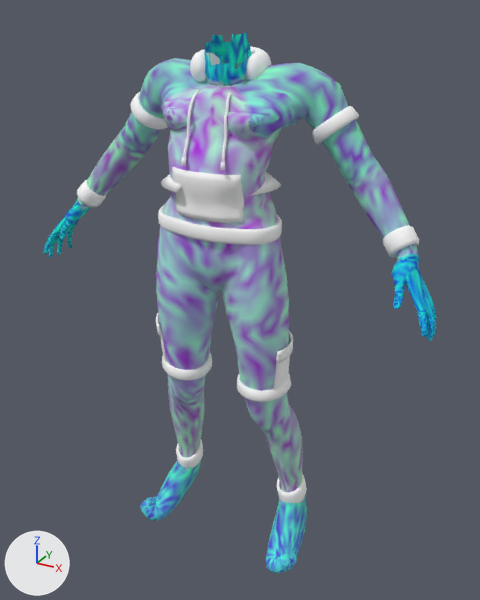
What one commit did to the glTF model godot-world-fracture/models/operators/bodies/civ-nyx-female.glb.
One viewpoint serves both versions: a camera (50 mm lens) standing at (0.828, -1.463, 1.498) and looking at (0.028, -0.008, 0.771). The axes (+X, +Y, +Z) are drawn at lower left. The lights are the same throughout. The older version comes first.

Names of what the first picture shows: 'Piece_ankle_cuffs', 'Piece_cargo', 'Piece_cuffs', 'Piece_hem', 'Piece_hood', 'Piece_pocket', 'Piece_shirt_collar', 'Piece_shorts_hems', 'Piece_sleeve_hems', 'civilian' and 1 more.
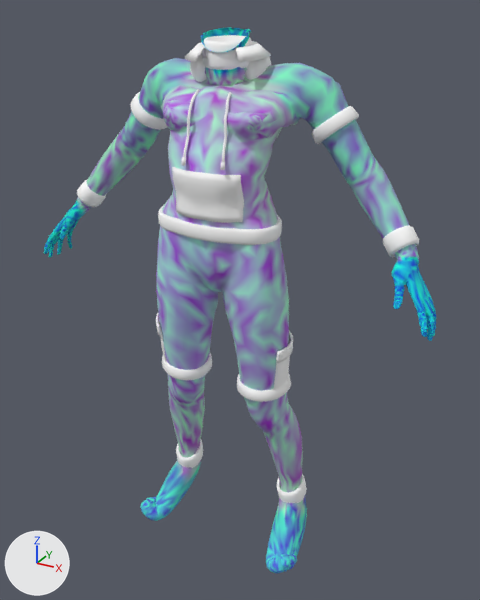
Where the change shows, as pixel boxes (x1, y1, x2, y2) in the pictures (480 x 600 px):
'civilian', reshaped
    before: (44, 33, 436, 573)
    after: (44, 27, 436, 573)
'Piece_shirt_collar', reshaped
    before: (161, 172, 281, 196)
    after: (184, 41, 271, 68)
'Piece_rib_collar', reshaped (not visible before)
    after: (202, 35, 252, 70)
part 1 of me_civilian, built on
    before: (205, 33, 252, 78)
    after: (200, 27, 251, 78)
part 2 of me_civilian, recoloured
    before: (44, 42, 436, 573)
    after: (44, 58, 436, 573)

The edits, one by one:
me_civilian is used by ob_civilian; location (0.0, 0.0, 0.0).
me_civilian had 9234 vertices, 18412 faces and spanned x -0.563..0.569, y -0.193..0.087, z 0.0..1.445.
me_civilian now has 9441 vertices, 18830 faces and spans x -0.563..0.569, y -0.193..0.087, z 0.0..1.456.
me_civilian part 1: 2 vertices moved within x -0.038..0.044, y -0.058..0.002, z 1.406..1.424; 43 vertices removed from x -0.051..0.065, y -0.088..0.016, z 1.371..1.445; 250 vertices added at x -0.056..0.075, y -0.097..0.02, z 1.371..1.456.
me_civilian part 2: 17749 kept faces spanning x -0.563..0.569, y -0.193..0.087, z 0.0..1.424 get new vertex colours.
me_piece_rib_collar is used by ob_piece_rib_collar; location (0.0, 0.0, 0.0).
me_piece_rib_collar had 240 vertices, 480 faces and spanned x -0.106..0.112, y -0.165..0.004, z 1.082..1.142.
me_piece_rib_collar now has 240 vertices, 480 faces and spans x -0.06..0.074, y -0.092..0.028, z 1.37..1.439.
me_piece_rib_collar part 3: 240 of 240 vertices moved; they spanned x -0.106..0.112, y -0.165..0.004, z 1.082..1.142 and now span x -0.06..0.074, y -0.092..0.028, z 1.37..1.439; mean shift (0.002, 0.044, 0.293).
me_piece_shirt_collar is used by ob_piece_shirt_collar; location (0.0, 0.0, 0.0).
me_piece_shirt_collar had 280 vertices, 556 faces and spanned x -0.146..0.153, y -0.201..0.045, z 1.082..1.131.
me_piece_shirt_collar now has 280 vertices, 556 faces and spans x -0.101..0.114, y -0.123..0.067, z 1.371..1.429.
me_piece_shirt_collar part 4: 280 of 280 vertices moved; they spanned x -0.146..0.153, y -0.201..0.045, z 1.082..1.131 and now span x -0.101..0.114, y -0.123..0.067, z 1.371..1.429; mean shift (0.003, 0.04, 0.294).
